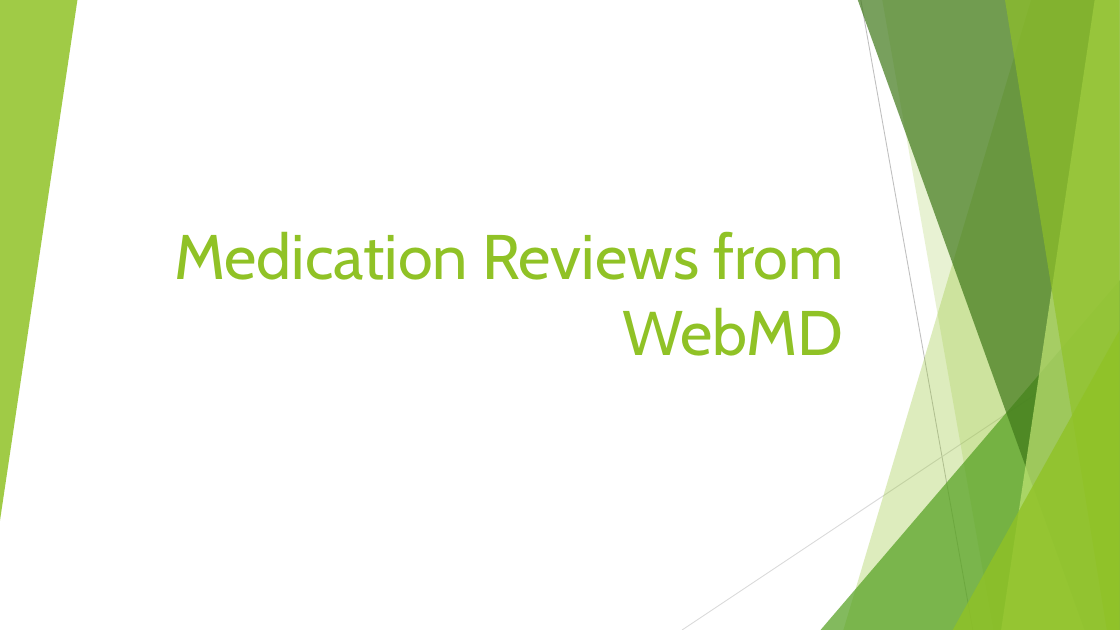
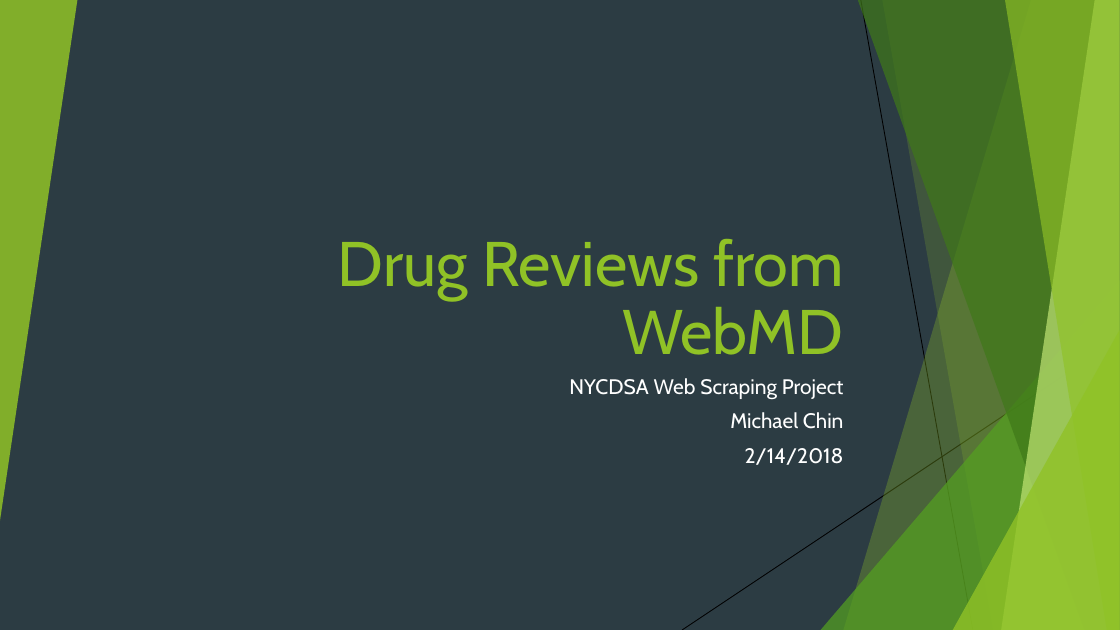
Before and after one commit to chinm0818/WebMDScrape, a slide deck: slide 1 of pres.pptx. Drawn at 1120x630 pixels with LibreOffice and Linux fonts; fonts in the diff are those of the drawing. Boxes give left, top, right and bottom in pixels: in the first picture for what was removed or moved away, otherwise in the second. Text is boxed around its words. In the diff, an @@ line names an element or a change of style, - is before the commit and + after.

```diff
--- a/pres.pptx
+++ b/pres.pptx
@@ background #FFFFFF to #2C3C43 @@
@@ line (861, 0) - (973, 630): stroke #BFBFBF 0.75 pt to #000000 0.75 pt @@
@@ title at (338,239,844,355): text changed @@
-Medication Reviews from WebMD
+Drug Reviews from WebMD
@@ line (1120, 339) - (682, 630): stroke #D9D9D9 0.75 pt to #000000 0.75 pt @@
@@ subtitle added at (569,378,844,465), 18 pt, text #FFFFFF @@
+NYCDSA Web Scraping Project
+Michael Chin
+2/14/2018
```
Also in this commit, not shown: 5 other slides changed, 9 slides added, 1 slide removed, 22 other files.
